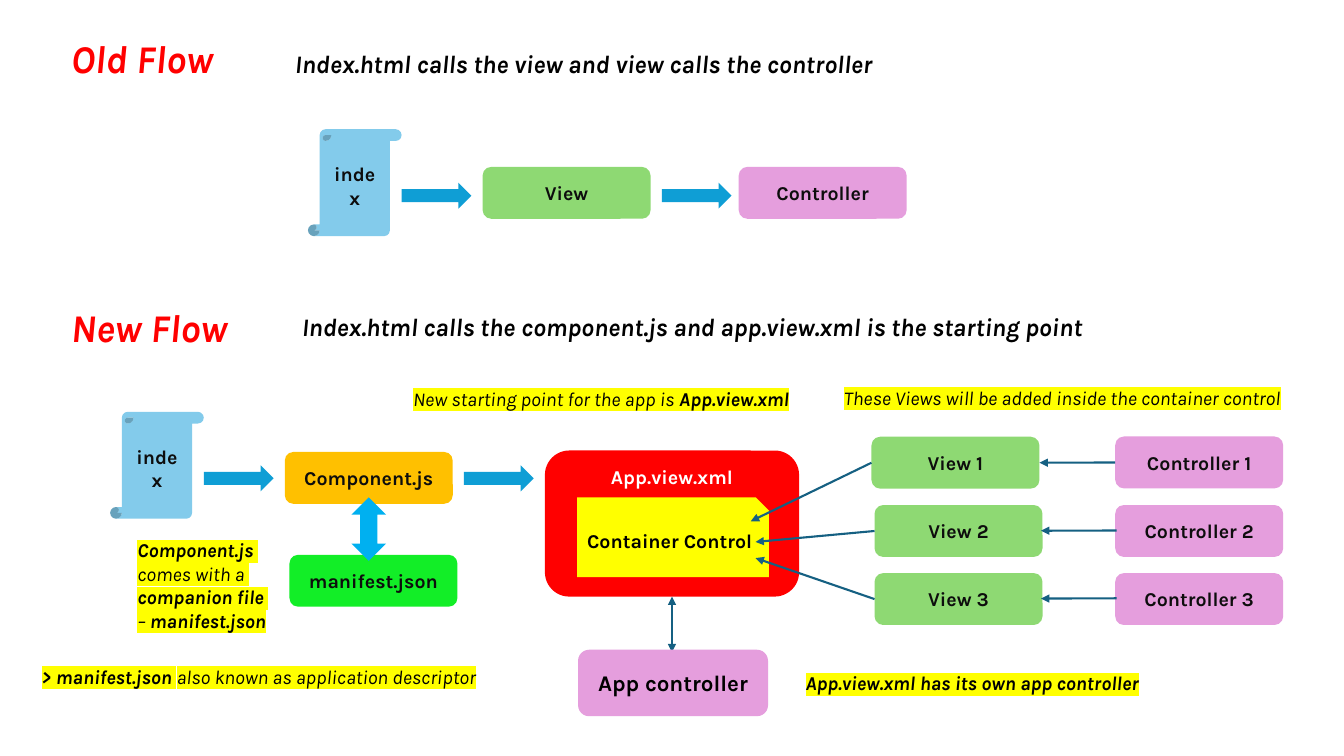
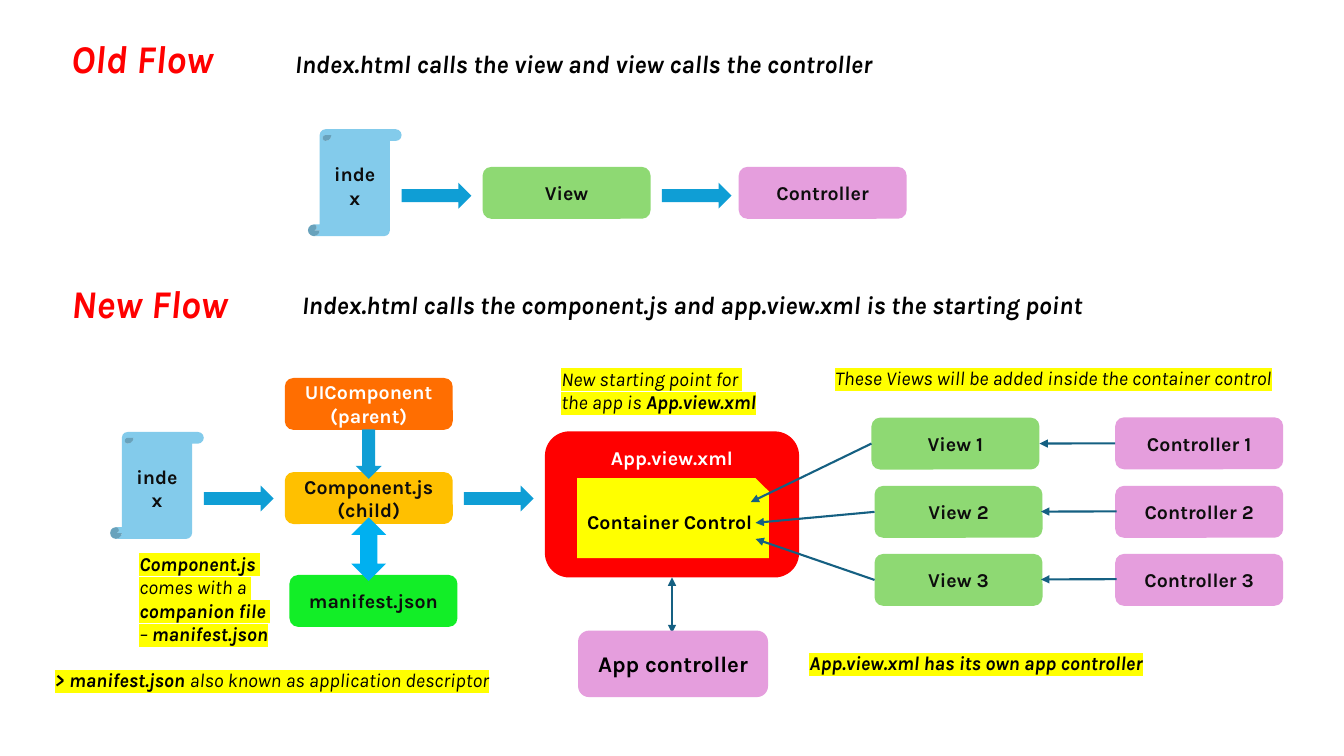
Before and after one commit to Octavius-Dante/Arthelais, a slide deck: slide 1 of ex_17/Fiori Guideline.pptx. Drawn at 1344x756 pixels with LibreOffice and Linux fonts; fonts in the diff are those of the drawing. Boxes give left, top, right and bottom in pixels: in the first picture for what was removed or moved away, otherwise in the second. Text is boxed around its words. In the diff, an @@ line names an element or a change of style, - is before the commit and + after.

```diff
--- a/ex_17/Fiori Guideline.pptx
+++ b/ex_17/Fiori Guideline.pptx
@@ text "New Flow": place and size @@
-text "New Flow" at <box>71,315,227,343</box>
+text "New Flow" at <box>71,291,228,319</box>
@@ rounded rectangle added at <box>285,378,454,431</box>, fill #FF6E01, 14 pt, text #FFFFFF, bold @@
+UIComponent (parent)
@@ text at <box>561,372,756,416</box>: text changed @@
-New starting point for the app is App.view.xml
+New starting point for
+the app is App.view.xml
@@ text "These Views will be added ...": place and size @@
-text "These Views will be added ..." at <box>844,391,1280,411</box>
+text "These Views will be added ..." at <box>835,367,1271,386</box>
@@ left arrow added at <box>355,430,382,479</box>, fill #0F9ED5 @@
@@ text in rounded rectangle at <box>304,476,433,523</box>: text changed @@
-Component.js
+Component.js (child)
@@ 2 rounded rectangles, 2 left arrows, 1 vertical scroll, 1 up down arrow: place and size @@
-2 rounded rectangles, 2 left arrows, 1 vertical scroll, 1 up down arrow at <box>110,412,533,607</box>
+2 rounded rectangles, 2 left arrows, 1 vertical scroll, 1 up down arrow at <box>110,433,533,627</box>
@@ text "Component.js" rewrapped from <box>137,539,266,634</box> to <box>139,557,268,648</box> @@
@@ 8 rounded rectangles, 6 arrows, 1 snip rect, 1 text, 1 double arrow: place and size @@
-8 rounded rectangles, 6 arrows, 1 snip rect, 1 text, 1 double arrow at <box>302,318,1284,717</box>
+8 rounded rectangles, 6 arrows, 1 snip rect, 1 text, 1 double arrow at <box>302,296,1284,698</box>
@@ text "App.view.xml has its own app ...": place and size @@
-text "App.view.xml has its own app ..." at <box>806,672,1139,695</box>
+text "App.view.xml has its own app ..." at <box>809,652,1143,675</box>
@@ text "> manifest.json also known as ...": place and size @@
-text "> manifest.json also known as ..." at <box>56,670,475,690</box>
+text "> manifest.json also known as ..." at <box>69,669,488,692</box>
```
Also in this commit, not shown: 3 other files.
